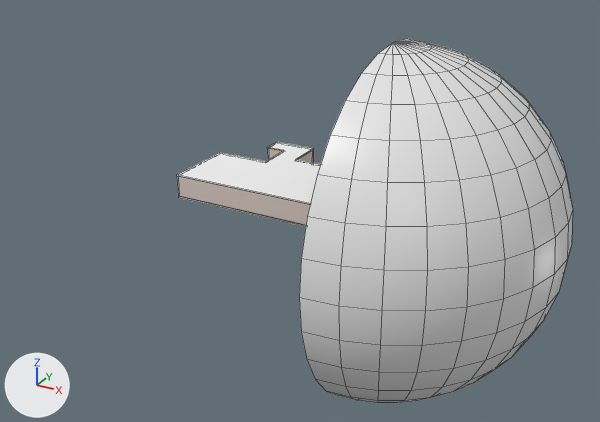
The Blender file SourceArt/RoomMesh/YoobeeL1.blend as it was, and as the next commit left it.
Camera for both pictures: a camera (50 mm lens) standing at (50.6, -86.1, 36.9) and looking at (9.0, -10.5, -1.0). Every picture has the same lights, and +X, +Y and +Z are marked at lower left. Mesh edges are drawn as thin lines on the coarser meshes.

Objects in the first picture: 'Ceiling', 'Room', 'Sphere'.
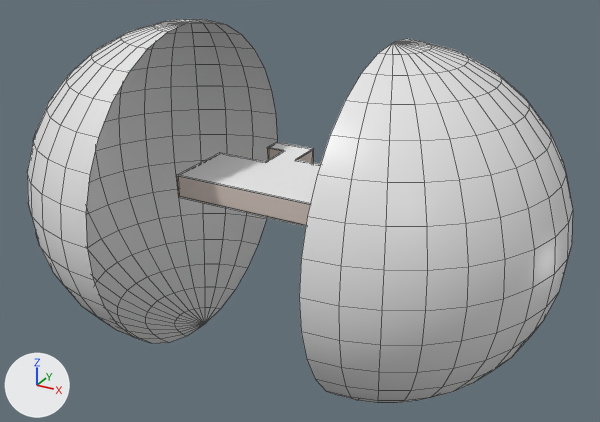
Where the change shows, as pixel boxes [x1, y1, x2, y2] in the pictures (600 x 422 px):
'BreakRoom', added: after [27, 19, 277, 343]
'Room', modifiers changed: [177, 148, 314, 225] in both

Edits to the bpy script that builds the scene:
```text
Add me_ctrl_hole_004:
    me_ctrl_hole_004.from_pydata(...)  # a box spanning x -2.9..2.9, y -0.25..0.25, z -0.04..2.41
    me_ctrl_hole_004.materials.append(mat_hidden_material)  # white #ffffff
Add me_sphere_001:
    me_sphere_001.from_pydata(...)  # 257 vertices, 256 faces; spans x 0.0..1.0, y -1.0..1.0, z -1.0..1.0
    me_sphere_001.polygons.foreach_set('use_smooth', [True] * 256)
    me_sphere_001.materials.append(mat_material)  # its picture is missing
Change ob_room:
    add _m = ob_room.modifiers.new('Boolean.003', 'BOOLEAN')
    add _m.object = ob_ctrl_hole_003
    add _m = ob_room.modifiers.new('Boolean.004', 'BOOLEAN')
    add _m.object = ob_ctrl_hole_004
Add ob_ctrl_hole_004:
    ob_ctrl_hole_004 = bpy.data.objects.new('CTRL_Hole.004', me_ctrl_hole_004)
    ob_ctrl_hole_004.parent = ob_window_group_003
    ob_ctrl_hole_004.location = (0.0, 0.0, 0.0)
    ob_ctrl_hole_004.scale = (1.0, 0.952, 1.0)
    ob_ctrl_hole_004.visible_camera = False
    ob_ctrl_hole_004.visible_diffuse = False
    ob_ctrl_hole_004.visible_glossy = False
    ob_ctrl_hole_004.visible_transmission = False
    ob_ctrl_hole_004.hide_render = True
Add ob_window_group_003:
    ob_window_group_003 = bpy.data.objects.new('Window_Group.003', None)
    ob_window_group_003.parent = ob_room_001
    ob_window_group_003.matrix_parent_inverse = Matrix(((1.0, 0.0, 0.0, -15.0), (0.0, 1.0, 0.0, 3.97), (0.0, 0.0, 1.0, 0.0), (0.0, 0.0, 0.0, 1.0)))
    ob_window_group_003.location = (-4.125, -10.86, 0.0433)
    ob_window_group_003.rotation_euler = (0.0, 0.0, 1.571)  # degrees (0, 0, 90)
Add ob_breakroom:
    ob_breakroom = bpy.data.objects.new('BreakRoom', me_sphere_001)
    ob_breakroom.location = (-4.3, -11.59, 0.0)
    ob_breakroom.rotation_euler = (0.0, 0.0, -3.132)  # degrees (0, 0, -179)
    ob_breakroom.scale = (19.2, 19.2, 19.2)
```
